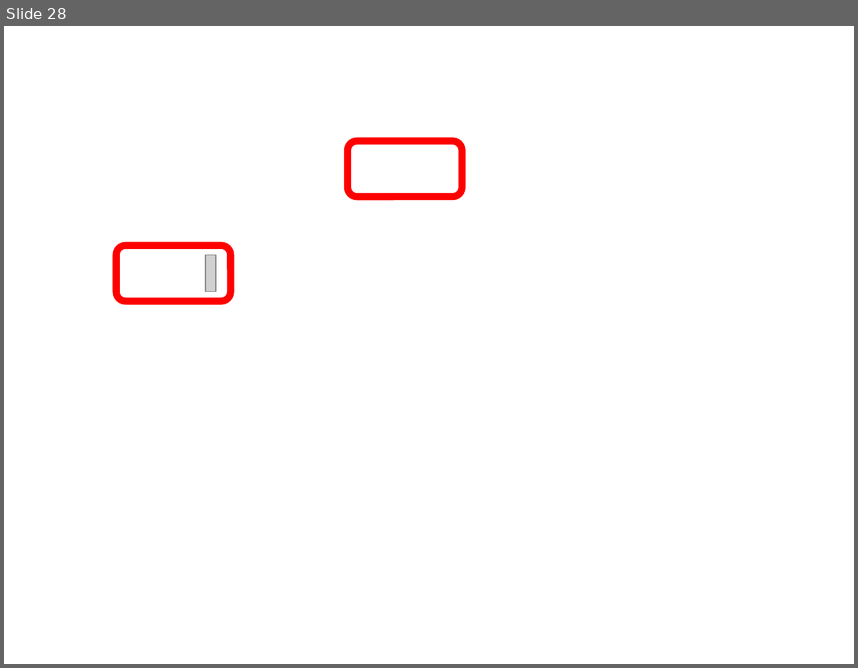
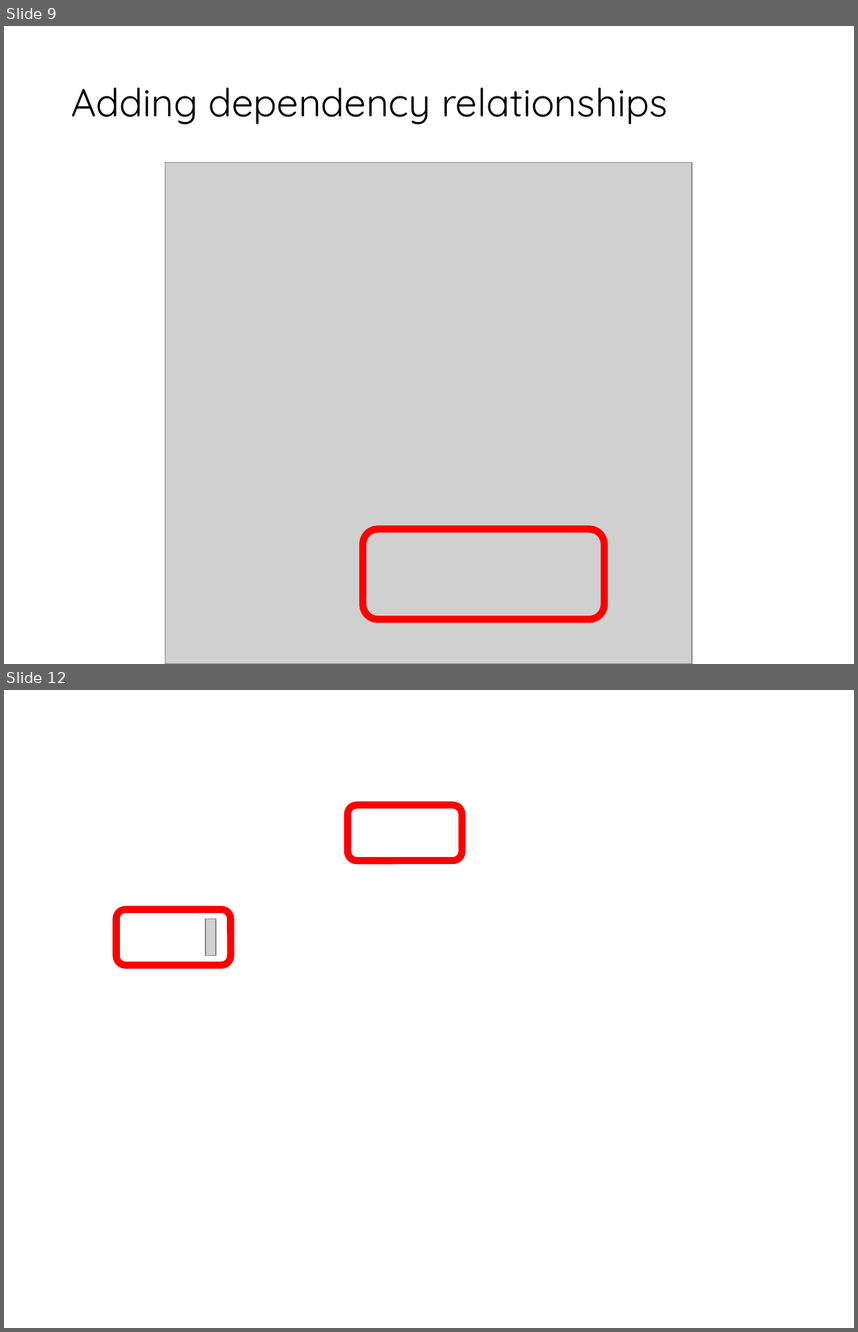
Before and after one commit to fossabot/SPE2018, a slide deck: Lecture Slides/02 Open Project.pptx. Shown one above the other, each under a label of ours: slide 28 before the commit, slides 9 and 12 after it; the slides between them are not shown. The pictures are 858x668 and 858x1332 pixels, drawn with LibreOffice and Linux fonts; fonts in the diff are those of the drawing; grey boxes stand for pictures; background and template pictures are left out. Boxes give left, top, right and bottom in pixels: in the first picture for what was removed or moved away, otherwise in the second. Text is boxed around its words. In the diff, an @@ line names an element or a change of style, - is before the commit and + after.

```diff
--- a/Lecture Slides/02 Open Project.pptx
+++ b/Lecture Slides/02 Open Project.pptx
@@ slide 9 added at [4, 26, 854, 664], background #FFFFFF @@
@@ title added at [71, 87, 667, 125], 33 pt, text #000000 @@
+Adding dependency relationships
@@ picture added at [165, 162, 692, 664] @@
@@ rounded rectangle added at [363, 528, 604, 619], outline #FF0000 6 pt @@
@@ what was slide 28 is now slide 12 @@
```
Also in this commit, not shown: 1 slide changed, 2 other slides added, 3 slides removed, 1 other file.
